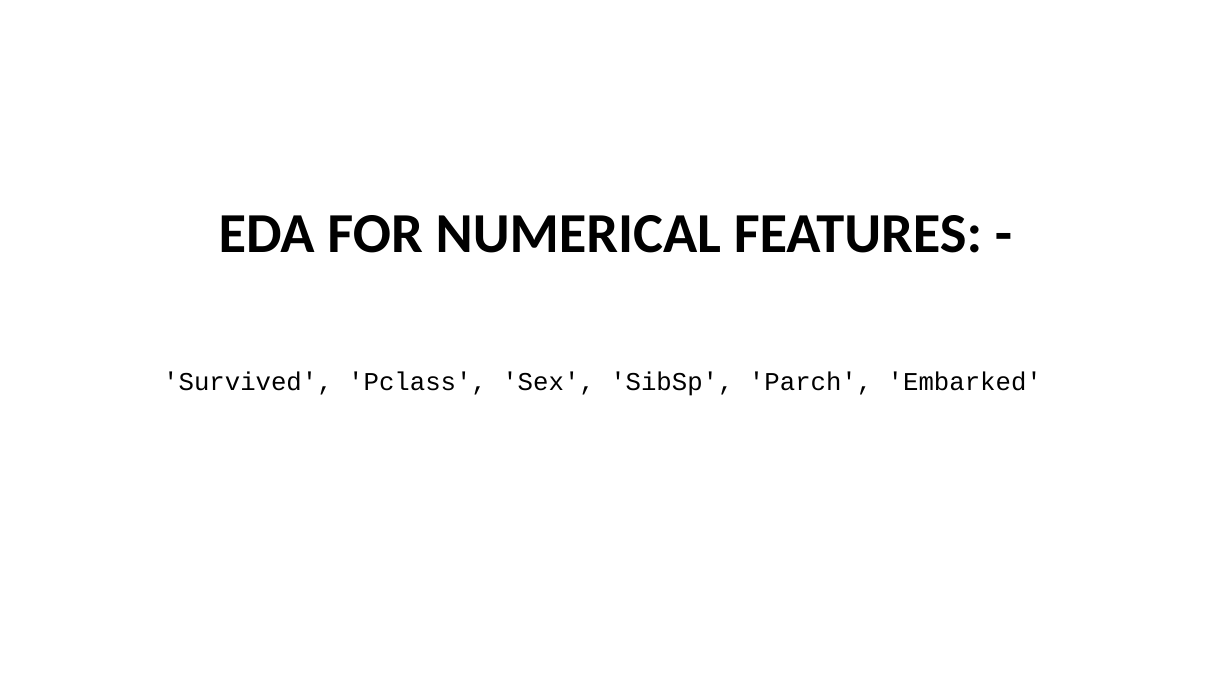
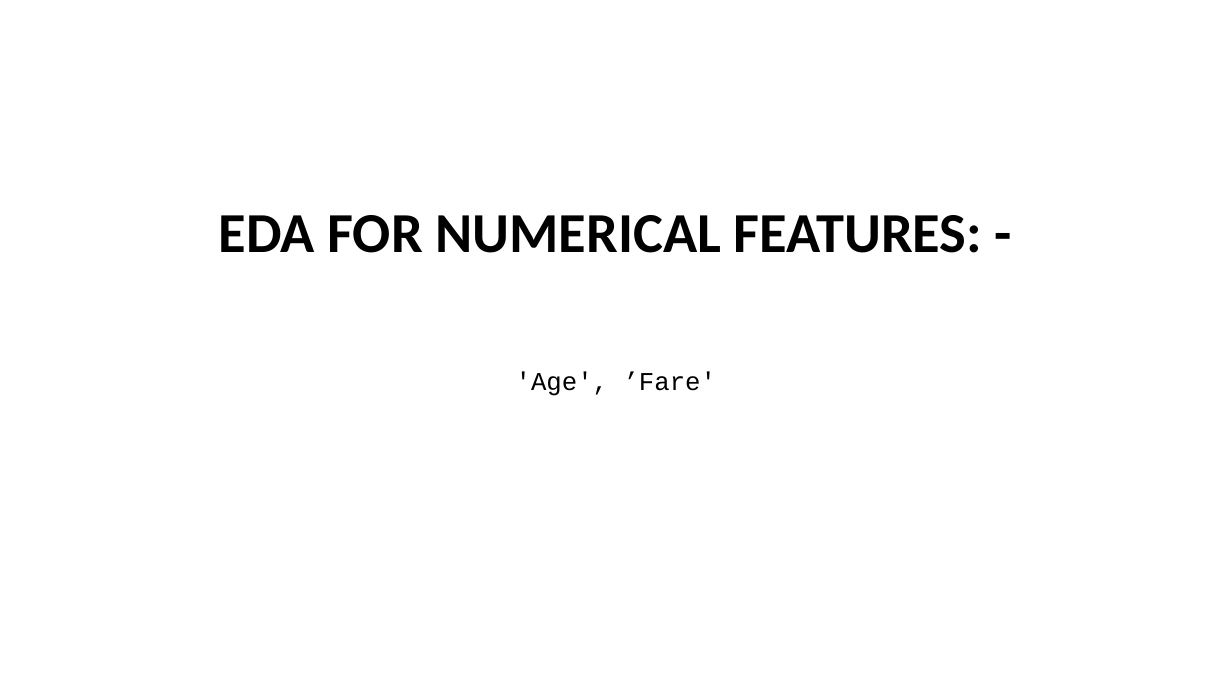
Before and after one commit to Visque/Titanic, a slide deck: slide 16 of ppt.pptm (slide 14 before the commit). Drawn at 1232x693 pixels with LibreOffice and Linux fonts; fonts in the diff are those of the drawing. Boxes give left, top, right and bottom in pixels: in the first picture for what was removed or moved away, otherwise in the second. Text is boxed around its words. In the diff, an @@ line names an element or a change of style, - is before the commit and + after.

```diff
--- a/ppt.pptm
+++ b/ppt.pptm
@@ text at (516,371,716,396): text changed @@
-'Survived', 'Pclass', 'Sex', 'SibSp', 'Parch', 'Embarked'
+'Age', ’Fare'
```
Also in this commit, not shown: 2 other slides changed, 12 slides added, 1 slide removed.
